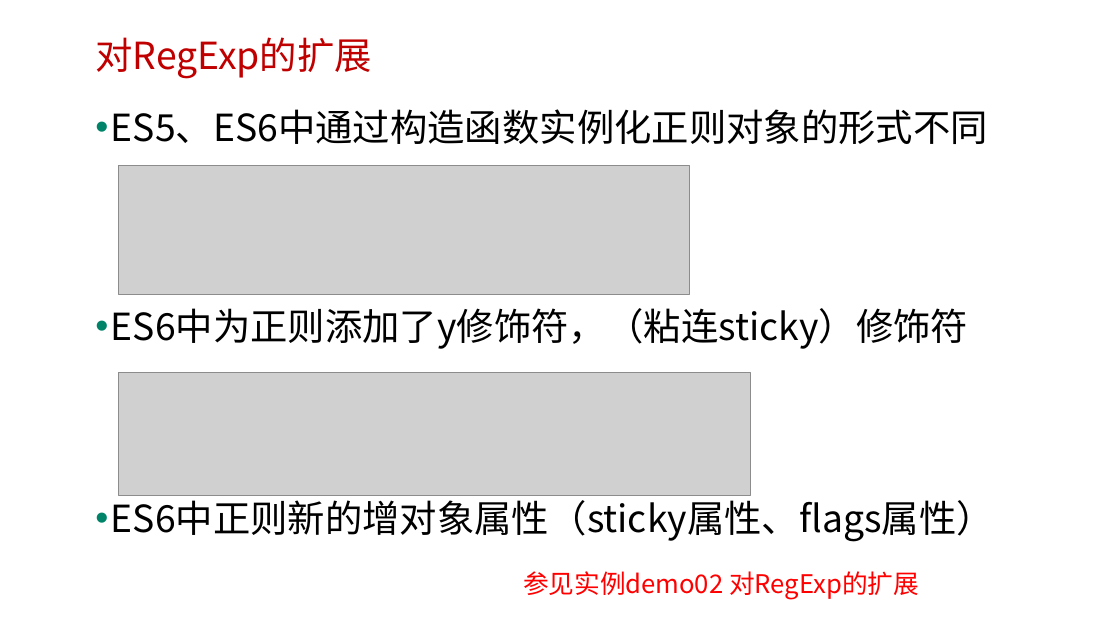
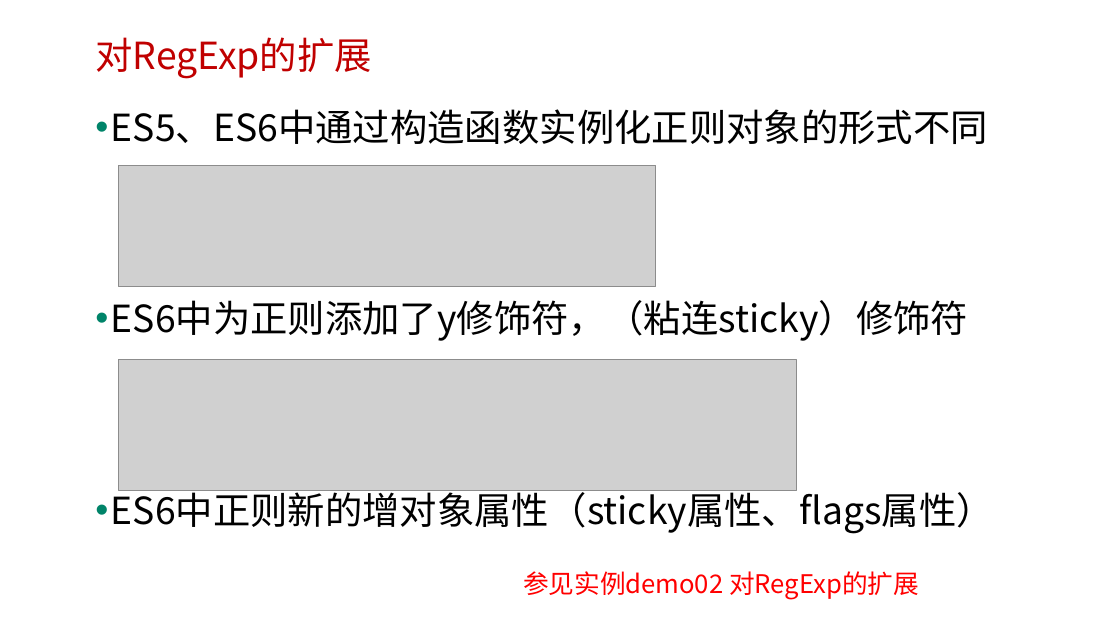
Before and after one commit to edu2act/course-javascript-advanced, a slide deck: slide 5 of 课程PPT/14.ECMAScript 6 二.pptx. Drawn at 1120x630 pixels with LibreOffice and Linux fonts; fonts in the diff are those of the drawing; grey boxes stand for pictures; background and template pictures are left out. Boxes give left, top, right and bottom in pixels: in the first picture for what was removed or moved away, otherwise in the second. Text is boxed around its words. In the diff, an @@ line names an element or a change of style, - is before the commit and + after.

```diff
--- a/课程PPT/14.ECMAScript 6 二.pptx
+++ b/课程PPT/14.ECMAScript 6 二.pptx
@@ text "ES5、ES6中通过构造函数实例化正则对象的形式不同" rewrapped from bbox=[111, 109, 994, 542] to bbox=[111, 109, 994, 534] @@
@@ picture: place and size @@
-picture at bbox=[118, 166, 689, 295]
+picture at bbox=[118, 166, 655, 287]
@@ picture: place and size @@
-picture at bbox=[118, 373, 751, 496]
+picture at bbox=[118, 360, 797, 491]
```
Also in this commit, not shown: 13 other slides changed, 1 slide added, 8 other files.
